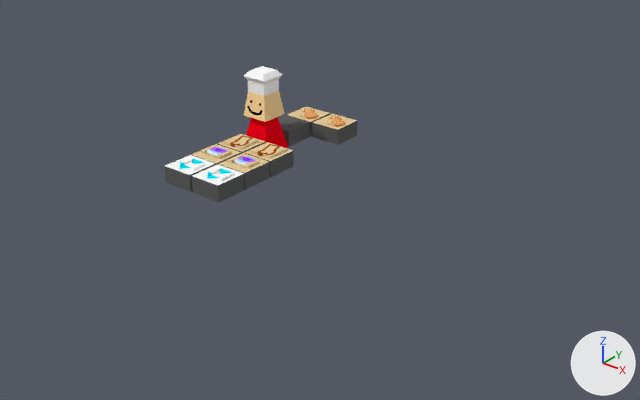
Before and after pictures for a commit that changed the Blender file meshes/pbj_assets/pbj_meshes.blend.
Camera for both pictures: a 50 mm lens placed at (14.41, -16.27, 8.81), pointed at (4.3, -3.62, 0.97). Lighting does not change. The marker at lower right points along +X, +Y and +Z.

In view in the first picture: 'Avatar', 'Bread', 'Bread_Gray', 'Counter', 'Jelly_Gray', 'Peanut_Gray', 'Serve', 'Serve_Gray'.
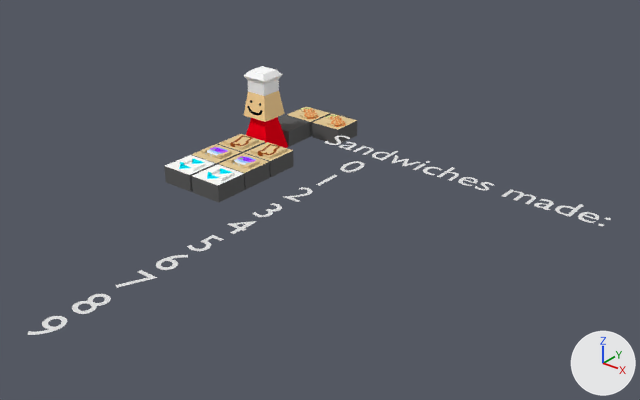
Changed parts and their boxes [x1, y1, x2, y2] in the pictures (640 x 400 px):
'sandwiches made', added
    after: [325, 135, 611, 226]
'8', added
    after: [72, 294, 111, 314]
'9', added
    after: [27, 316, 67, 335]
'6', added
    after: [156, 255, 188, 270]
'7', added
    after: [115, 270, 157, 288]
'5', added
    after: [187, 235, 224, 251]
'4', added
    after: [227, 221, 256, 234]
'3', added
    after: [252, 203, 282, 217]
'2', added
    after: [284, 187, 313, 202]
'0', added
    after: [341, 161, 365, 172]
'1', added
    after: [316, 175, 338, 186]

The change, as a diff of the scene's bpy script:
```diff
--- a/meshes/pbj_assets/pbj_meshes.blend.py
+++ b/meshes/pbj_assets/pbj_meshes.blend.py
@@ me_cutext_001 @@
+me_cutext_001.from_pydata([(0.3, 0.682, 0.0), (0.202, 0.682, 0.0), (0.202, 0.0, 0.0), (0.3, 0.0, 0.0)], [], [(2, 0, 1), (2, 3, 0)])
@@ me_cutext_007 @@
+me_cutext_007.from_pydata([(0.49, 0.682, 0.0), (0.049, 0.682, 0.0), (0.049, 0.589, 0.0), (0.344, 0.589, 0.0), (0.094, 0.029, 0.0), (0.181, -0.009, 0.0)], [], [(2, 0, 1), (2, 3, 0), (3, 5, 0), (4, 5, 3)])
@@ ob_sandwiches_made @@
+ob_sandwiches_made = bpy.data.objects.new('sandwiches made', me_cutext)  # 1438 vertices, 1416 faces; spans x 0.04..7.27, y -0.01..0.69, z 0.0
+ob_sandwiches_made.location = (1.65, -0.24, 0.49)
@@ ob_0 @@
+ob_0 = bpy.data.objects.new('0', me_cutext_010)  # 96 vertices, 96 faces; spans x 0.03..0.47, y -0.009..0.691, z 0.0
+ob_0.location = (2.91, -1.32, 0.49)
@@ ob_1 @@
+ob_1 = bpy.data.objects.new('1', me_cutext_001)
+ob_1.location = (2.91, -2.28, 0.49)
@@ ob_2 @@
+ob_2 = bpy.data.objects.new('2', me_cutext_002)  # 89 vertices, 87 faces; spans x 0.034..0.466, y 0.0..0.691, z 0.0
+ob_2.location = (2.91, -3.23, 0.49)
@@ ob_3 @@
+ob_3 = bpy.data.objects.new('3', me_cutext_003)  # 147 vertices, 145 faces; spans x 0.064..0.424, y -0.009..0.691, z 0.0
+ob_3.location = (2.91, -4.26, 0.49)
@@ ob_4 @@
+ob_4 = bpy.data.objects.new('4', me_cutext_004)  # 15 vertices, 15 faces; spans x 0.011..0.471, y 0.0..0.691, z 0.0
+ob_4.location = (2.91, -5.14, 0.49)
@@ ob_5 @@
+ob_5 = bpy.data.objects.new('5', me_cutext_005)  # 78 vertices, 76 faces; spans x 0.05..0.438, y -0.009..0.682, z 0.0
+ob_5.location = (2.91, -6.1, 0.49)
@@ ob_6 @@
+ob_6 = bpy.data.objects.new('6', me_cutext_006)  # 121 vertices, 121 faces; spans x 0.044..0.465, y -0.009..0.691, z 0.0
+ob_6.location = (2.91, -6.98, 0.49)
@@ ob_7 @@
+ob_7 = bpy.data.objects.new('7', me_cutext_007)
+ob_7.location = (2.91, -7.91, 0.49)
@@ ob_8 @@
+ob_8 = bpy.data.objects.new('8', me_cutext_008)  # 192 vertices, 194 faces; spans x 0.032..0.468, y -0.009..0.691, z 0.0
+ob_8.location = (2.91, -8.87, 0.49)
@@ ob_9 @@
+ob_9 = bpy.data.objects.new('9', me_cutext_009)  # 133 vertices, 133 faces; spans x 0.036..0.461, y -0.009..0.691, z 0.0
+ob_9.location = (2.91, -9.78, 0.49)
```
